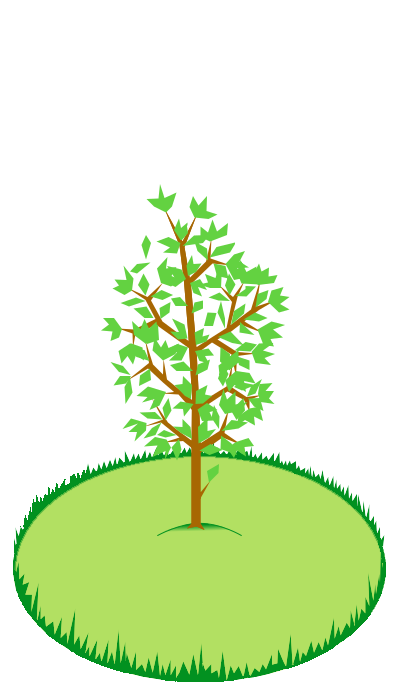
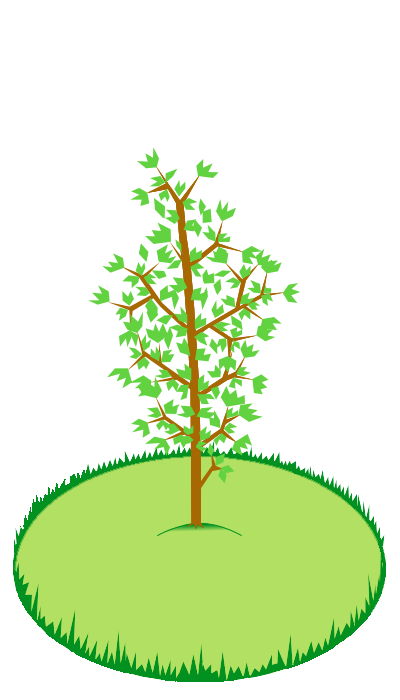
Revision of a layered 400×700 image; what changed, layer by layer:
added layer "дерево - 15" in group "Группа слоёв" over [88,147,300,530]
hid "дерево - 14" over [101,184,290,530]
